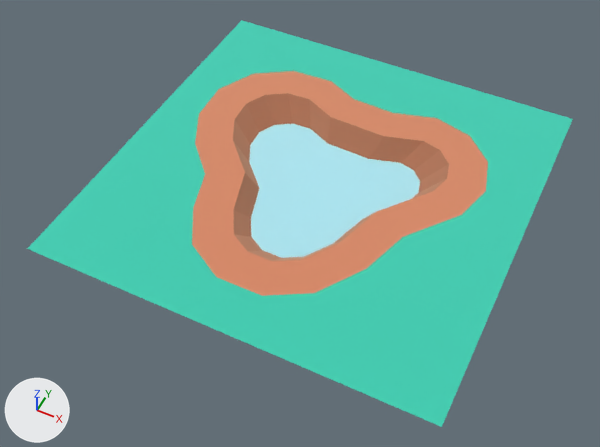
Before and after pictures for a commit that changed the glTF model packs/nature-kit/ground-rivertile.glb.
Rendered twice from a 50 mm lens placed at (0.603, -1.316, 1.404), pointed at (-0.013, -0.083, -0.137). Arrows for +X, +Y and +Z are at lower left; the lights stay in place. The older version comes first. Where no turn or scale is listed for an object, it has been applied to the vertices.

The scene before the commit, as lines of its bpy script (objects in view):
```python
mat_dirt = principled_material('dirt')
mat_dirt.base_color = (0.886, 0.514, 0.341)  # beige #f2be9e
mat_dirt.metallic = 1.0
mat_dirt.roughness = 1.0
mat_dirtdark = principled_material('dirtDark')
mat_dirtdark.base_color = (0.71, 0.408, 0.271)  # beige #dbab8e
mat_dirtdark.metallic = 1.0
mat_dirtdark.roughness = 1.0
mat_grass = principled_material('grass')
mat_grass.base_color = (0.173, 0.847, 0.722)  # cyan #73eddd
mat_grass.metallic = 1.0
mat_grass.roughness = 1.0
mat_water = principled_material('water')
mat_water.base_color = (0.69, 0.957, 1.0)  # pale blue #d8faff
mat_water.metallic = 1.0
mat_water.roughness = 1.0
me_mesh_ground_rivertile = bpy.data.meshes.new('Mesh ground_riverTile')
me_mesh_ground_rivertile.from_pydata(...)  # 67 vertices, 128 faces; spans x -0.5..0.5, y -0.5..0.5, z -0.05..0.0
# faces by material slot: [25, 42, 19, 42]
me_mesh_ground_rivertile.materials.append(mat_grass)  # cyan #73eddd
me_mesh_ground_rivertile.materials.append(mat_dirtdark)  # beige #dbab8e
me_mesh_ground_rivertile.materials.append(mat_water)  # pale blue #d8faff
me_mesh_ground_rivertile.materials.append(mat_dirt)  # beige #f2be9e
ob_ground_rivertile = bpy.data.objects.new('ground_riverTile', me_mesh_ground_rivertile)
ob_ground_rivertile.location = (0.0, 0.0, -0.05)
```
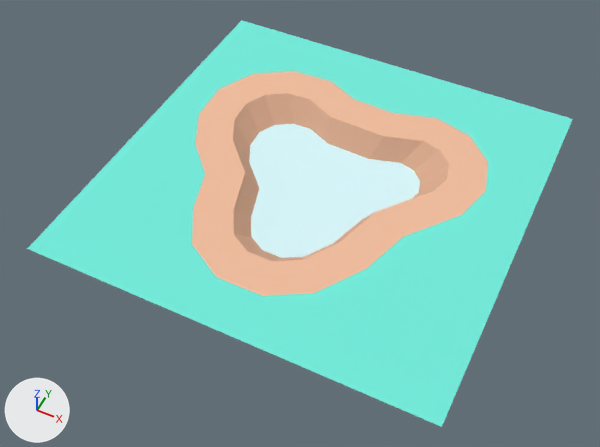
What differs and where, as boxes [x1, y1, x2, y2] in the pictures (600 x 447 px):
'ground_riverTile', surface changed: [27, 20, 573, 427] in both

The change, as a diff of the scene's bpy script:
```diff
--- a/packs/nature-kit/ground-rivertile.glb.py
+++ b/packs/nature-kit/ground-rivertile.glb.py
@@ mat_grass @@
 mat_grass.base_color = (0.173, 0.847, 0.722)  # cyan #73eddd
-mat_grass.metallic = 1.0
 mat_grass.roughness = 1.0
@@ mat_dirtdark @@
 mat_dirtdark.base_color = (0.71, 0.408, 0.271)  # beige #dbab8e
-mat_dirtdark.metallic = 1.0
 mat_dirtdark.roughness = 1.0
@@ mat_water @@
 mat_water.base_color = (0.69, 0.957, 1.0)  # pale blue #d8faff
-mat_water.metallic = 1.0
 mat_water.roughness = 1.0
@@ mat_dirt @@
 mat_dirt.base_color = (0.886, 0.514, 0.341)  # beige #f2be9e
-mat_dirt.metallic = 1.0
 mat_dirt.roughness = 1.0
@@ ob_tmpparent @@
-ob_tmpparent = bpy.data.objects.new('tmpParent', None)
-ob_tmpparent.location = (0.0, 0.0, 0.0)
```
